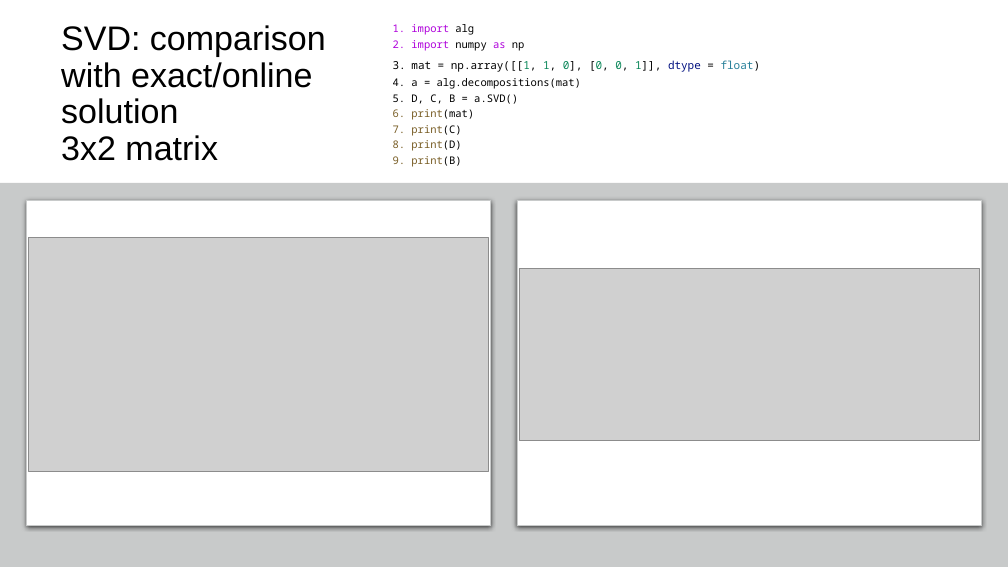
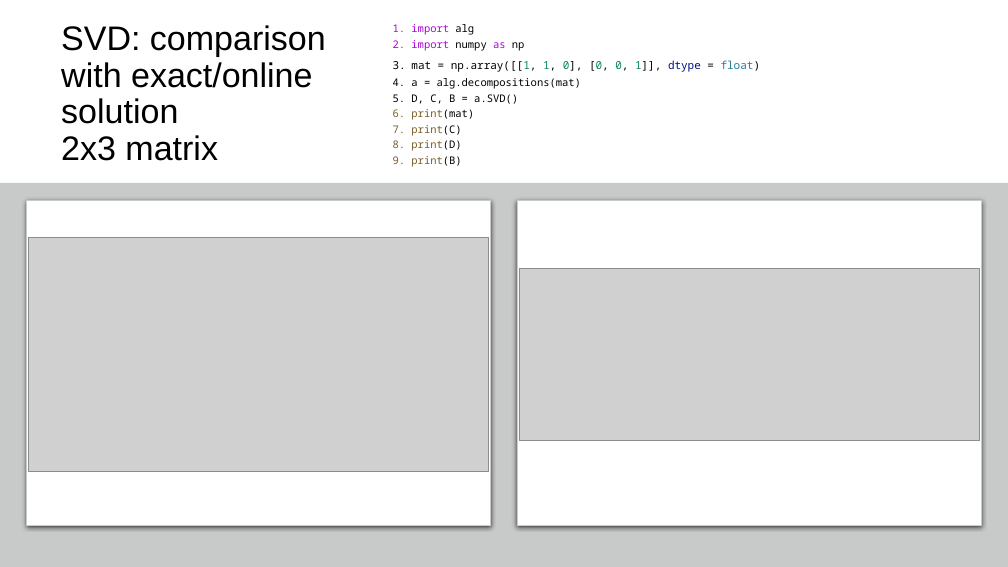
Before and after one commit to netalydana28/Python2, a slide deck: slide 33 of project3/algebra.pptx (slide 34 before the commit). Drawn at 1008x567 pixels with LibreOffice and Linux fonts; fonts in the diff are those of the drawing; grey boxes stand for pictures. Boxes give left, top, right and bottom in pixels: in the first picture for what was removed or moved away, otherwise in the second. Text is boxed around its words. In the diff, an @@ line names an element or a change of style, - is before the commit and + after.

```diff
--- a/project3/algebra.pptx
+++ b/project3/algebra.pptx
@@ title at <box>61,25,326,161</box>: text changed @@
-SVD: comparison with exact/online solution
-3x2 matrix
+SVD: comparison with exact/online solution
+2x3 matrix
```
Also in this commit, not shown: 3 other slides changed, 2 slides added, 1 slide removed, 2 other files.
